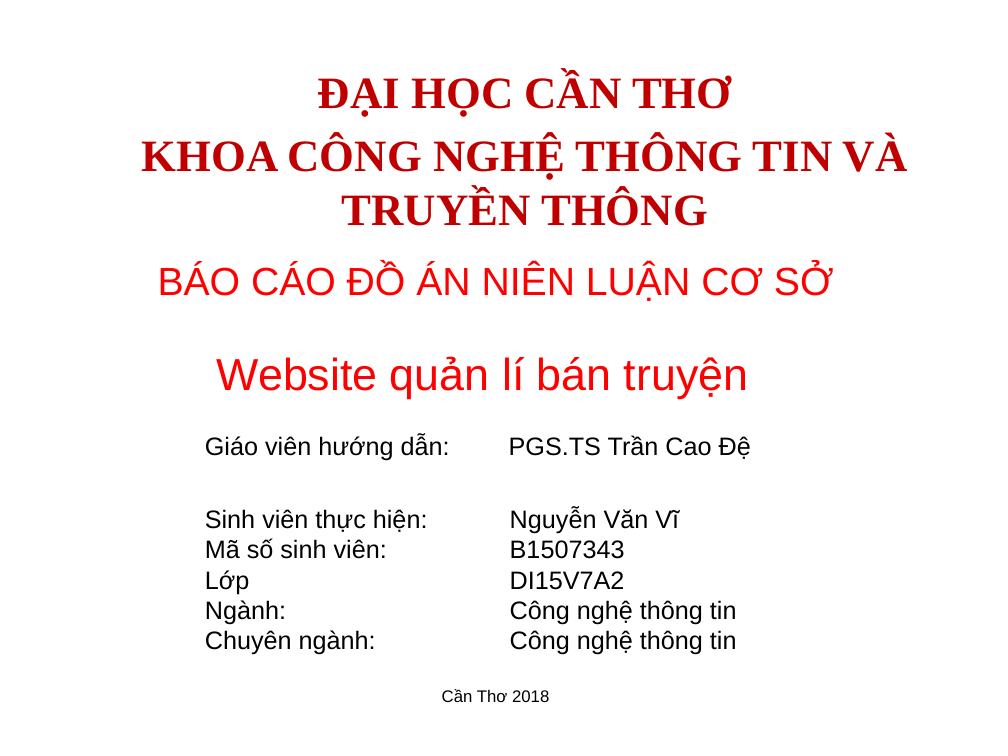
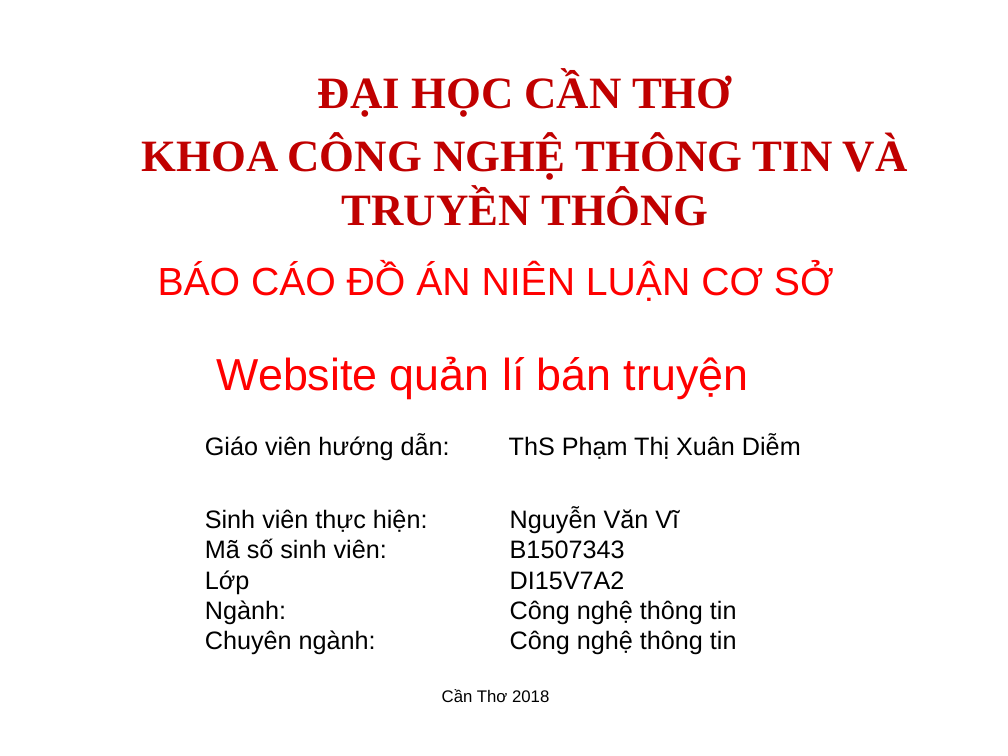
Before and after one commit to vanvibig/nien-luan-nganh, a slide deck: slide 1 of bao cao/BAO_CAO_FINAL.pptx. Drawn at 1008x756 pixels with LibreOffice and Linux fonts; fonts in the diff are those of the drawing; background and template pictures are left out. Boxes give left, top, right and bottom in pixels: in the first picture for what was removed or moved away, otherwise in the second. Text is boxed around its words. In the diff, an @@ line names an element or a change of style, - is before the commit and + after.

```diff
--- a/bao cao/BAO_CAO_FINAL.pptx
+++ b/bao cao/BAO_CAO_FINAL.pptx
@@ text at (x1=509, y1=434, x2=801, y2=459): text changed @@
-PGS.TS Trần Cao Đệ
+ThS Phạm Thị Xuân Diễm
```
Also in this commit, not shown: 1 other slide changed, 2 other files.
